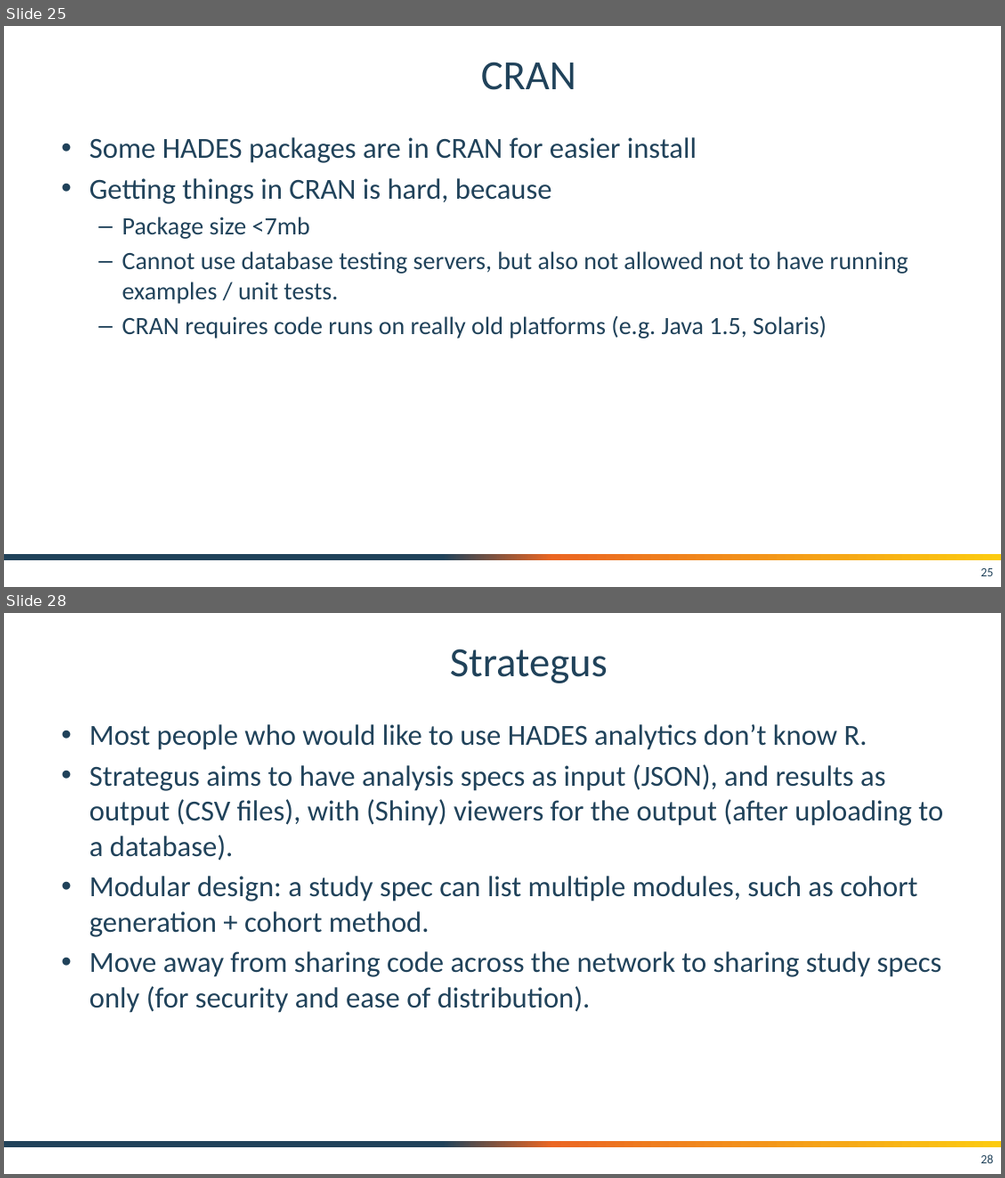
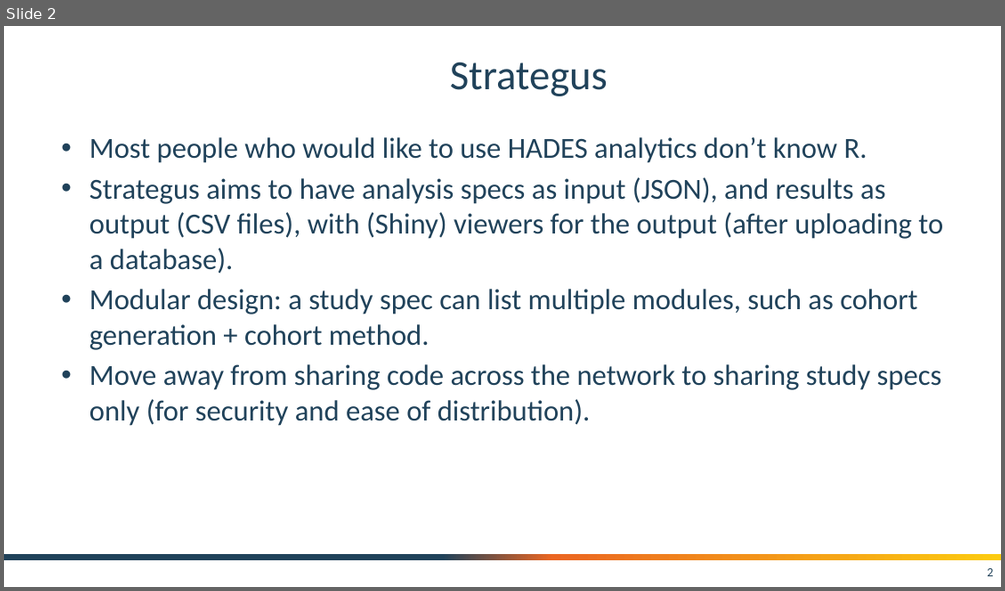
Before and after one commit to OHDSI/Tutorial-Hades, a slide deck: slides/Strategus.pptx. Shown one above the other, each under a label of ours: slides 25 and 28 before the commit, slide 2 after it; the slides between them are not shown. The pictures are 1005x1178 and 1005x591 pixels, drawn with LibreOffice and Linux fonts; fonts in the diff are those of the drawing; background and template pictures are left out. Boxes give left, top, right and bottom in pixels: in the first picture for what was removed or moved away, otherwise in the second. Text is boxed around its words. In the diff, an @@ line names an element or a change of style, - is before the commit and + after.

```diff
--- a/slides/Strategus.pptx
+++ b/slides/Strategus.pptx
@@ slide 25 removed at [4, 26, 1001, 587], background #FFFFFF; not listed: 1 template element that a slide beside it also shows @@
@@ title removed at [481, 62, 576, 90] @@
-CRAN
@@ text removed at [89, 137, 908, 338] @@
-• Some HADES packages are in CRAN for easier install
-• Getting things in CRAN is hard, because
-  – Package size <7mb
-  – Cannot use database testing servers, but also not allowed not to have running examples / unit tests.
-  – CRAN requires code runs on really old platforms (e.g. Java 1.5, Solaris)
@@ page number removed at [980, 568, 993, 576] @@
-25
@@ what was slide 28 is now slide 2 @@
@@ page number at [987, 568, 993, 576]: text changed @@
-28
+2
```
Also in this commit, not shown: 2 slides added, 27 other slides removed, 3 other files.
